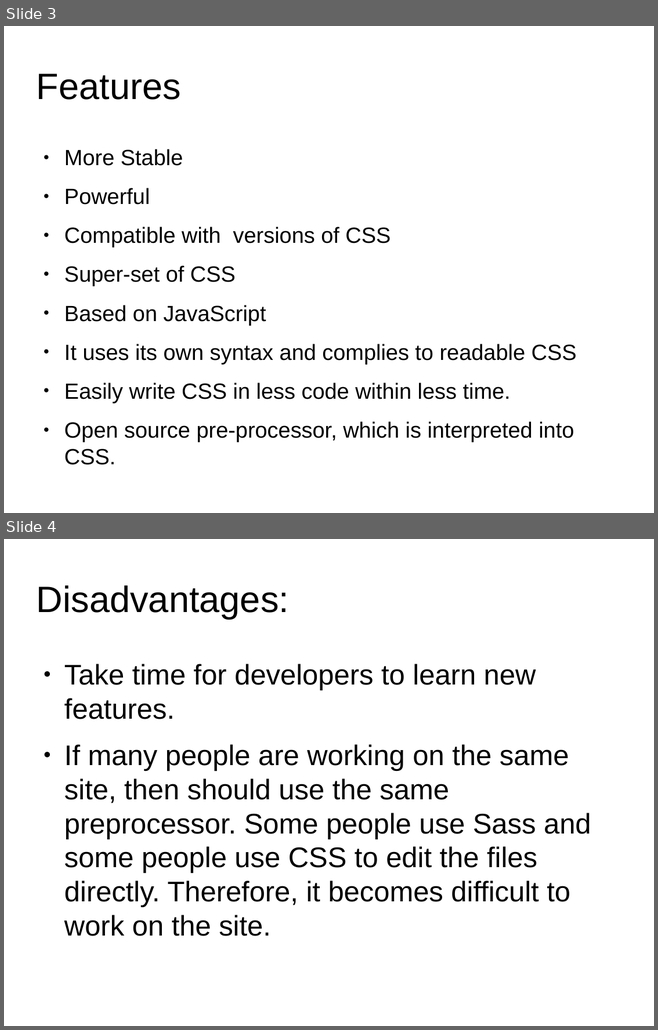
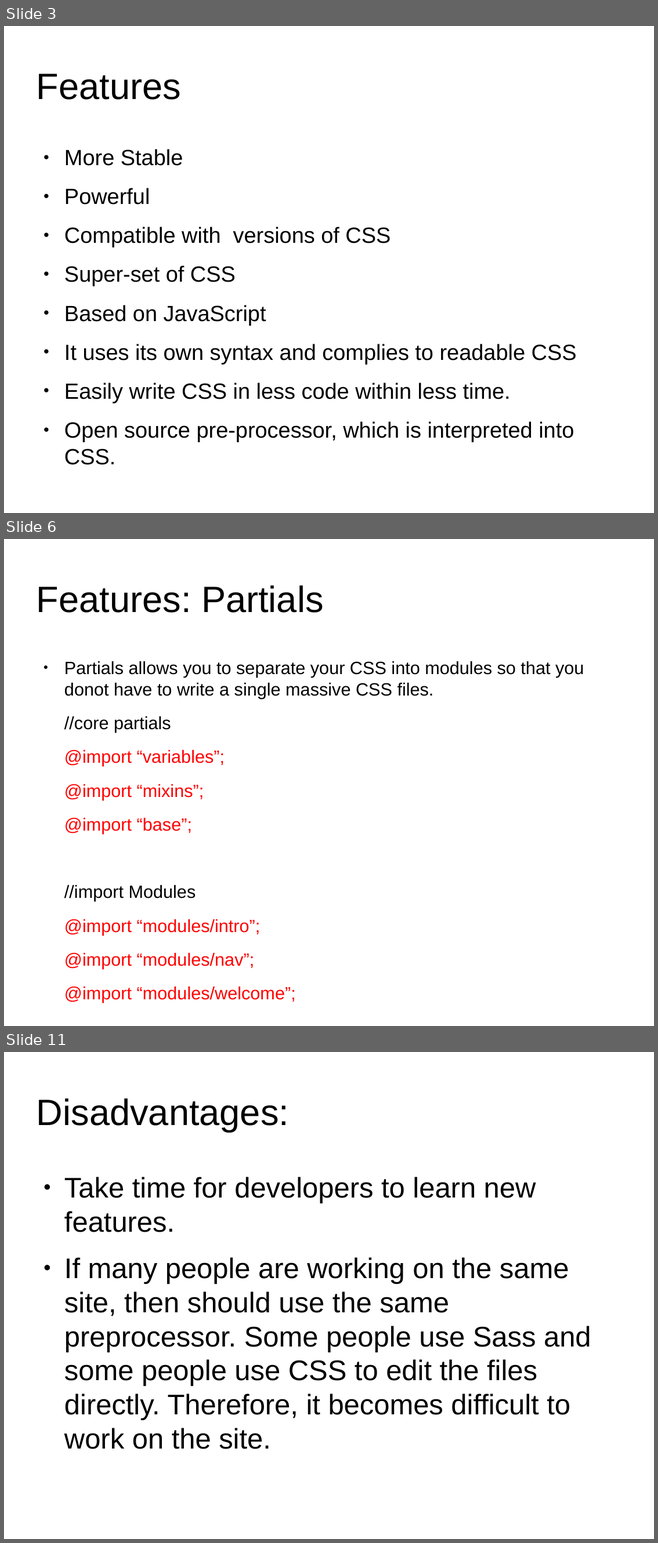
Before and after one commit to anumsh/SASS-Basics, a slide deck: SASS_basics.odp. Shown one above the other, each under a label of ours: slides 3 and 4 before the commit, slides 3, 6 and 11 after it; the slides between them are not shown. The pictures are 658x1030 and 658x1543 pixels, drawn with LibreOffice and Linux fonts; fonts in the diff are those of the drawing; background and template pictures are left out. Boxes give left, top, right and bottom in pixels: in the first picture for what was removed or moved away, otherwise in the second. Text is boxed around its words. In the diff, an @@ line names an element or a change of style, - is before the commit and + after.

Commit message:
feat: Adding new features of sass for easy understaning

```diff
--- a/SASS_basics.odp
+++ b/SASS_basics.odp
@@ slide 6 added at [4, 539, 654, 1026], background #FFFFFF @@
@@ title added at [36, 585, 324, 613], 44.8 pt, text #000000 @@
+Features: Partials
@@ text added at [64, 661, 583, 1003], 21.7 pt, text #000000 @@
+● Partials allows you to separate your CSS into modules so that you donot have to write a single massive CSS files.
+//core partials
+@import “variables”;
+@import “mixins”;
+@import “base”;
+//import Modules
+@import “modules/intro”;
+@import “modules/nav”;
+@import “modules/welcome”;
@@ what was slide 4 is now slide 11 @@
```
Also in this commit, not shown: 2 slides changed, 6 other slides added.
